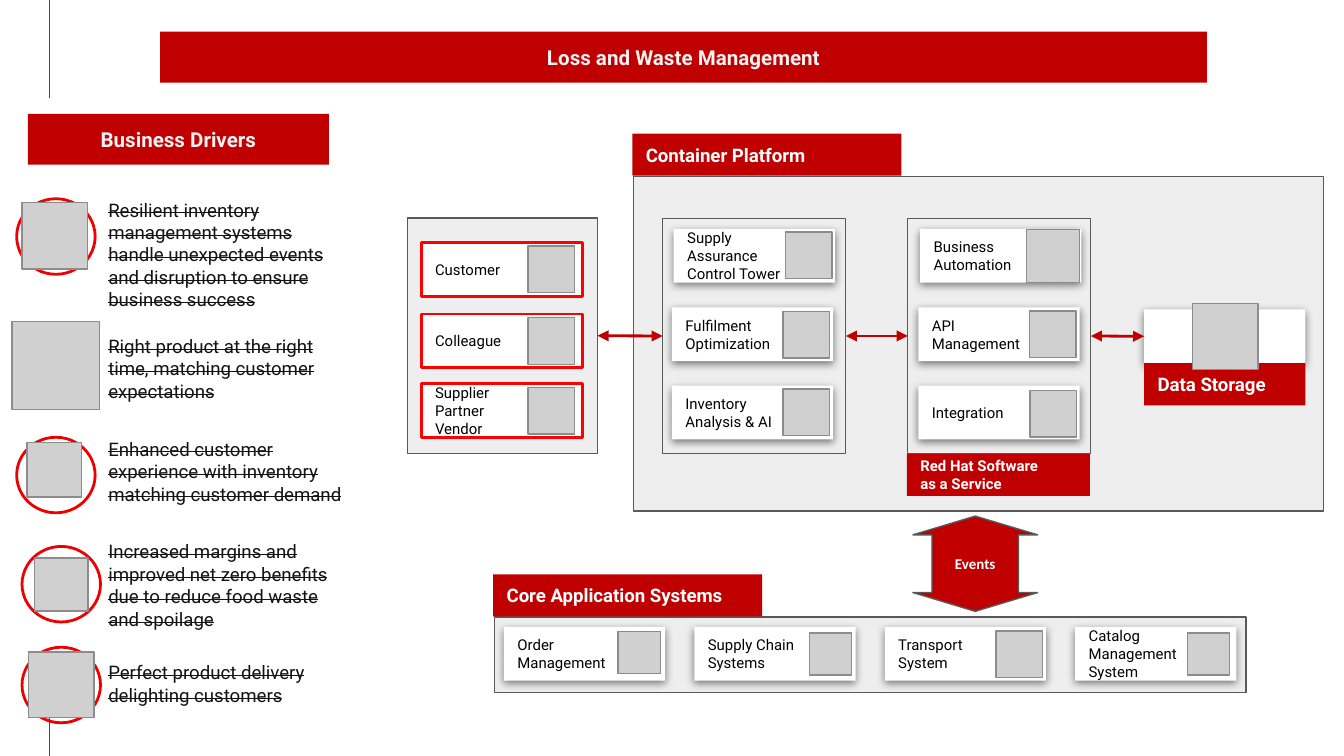
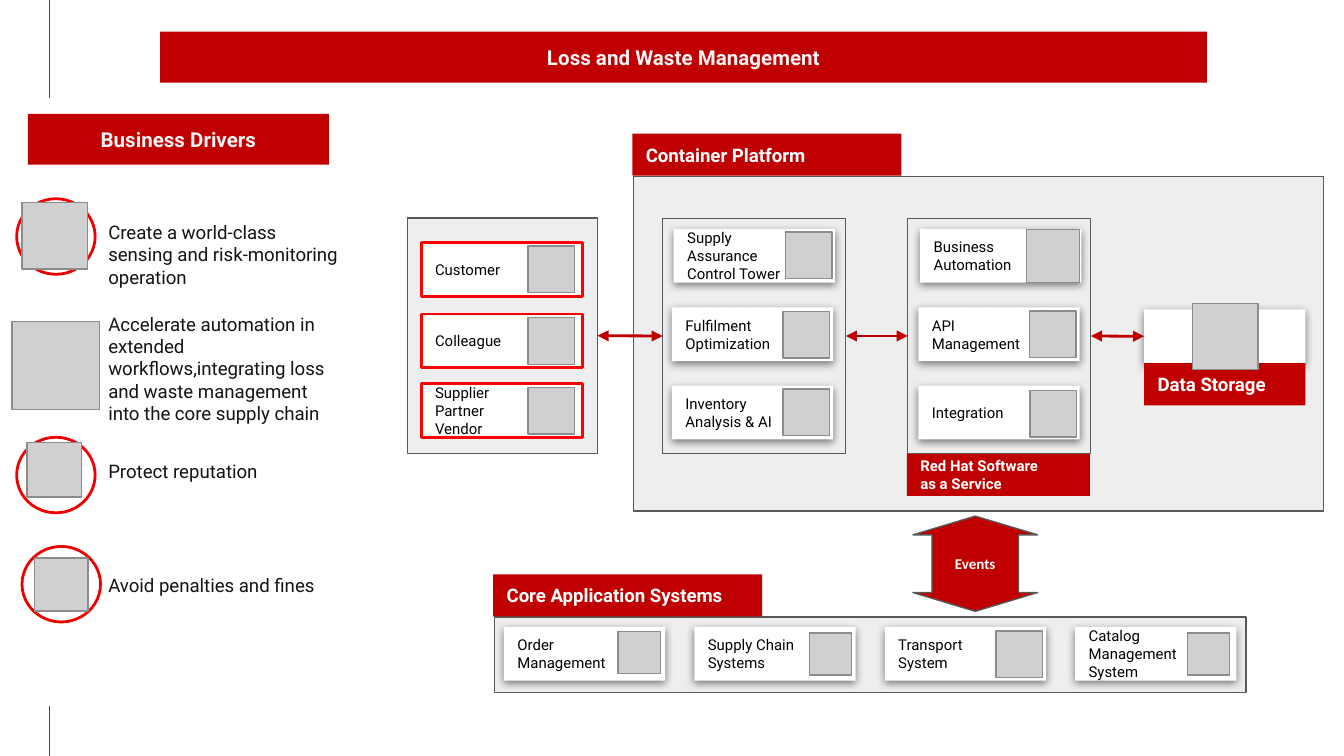
Before and after one commit to brucedkyle/architectures, a slide deck: slide 3 of docs/sustainability/downloads/SupplyChainOptimization.pptx. Drawn at 1344x756 pixels with LibreOffice and Linux fonts; fonts in the diff are those of the drawing; grey boxes stand for pictures; background and template pictures are left out. Boxes give left, top, right and bottom in pixels: in the first picture for what was removed or moved away, otherwise in the second. Text is boxed around its words. In the diff, an @@ line names an element or a change of style, - is before the commit and + after.

```diff
--- a/docs/sustainability/downloads/SupplyChainOptimization.pptx
+++ b/docs/sustainability/downloads/SupplyChainOptimization.pptx
@@ text at [108,225,338,288]: text changed @@
-Resilient inventory management systems handle unexpected events and disruption to ensure business success
+Create a world-class sensing and risk-monitoring operation
@@ text at [108,317,324,424]: text changed @@
-Right product at the right time, matching customer expectations
+Accelerate automation in extended workflows,integrating loss and waste management into the core supply chain
@@ text at [108,464,257,482]: text changed @@
-Enhanced customer experience with inventory matching customer demand
+Protect reputation
@@ text at [108,578,314,596]: text changed @@
-Increased margins and improved net zero benefits due to reduce food waste and spoilage
+Avoid penalties and fines
@@ ellipse removed at [22,648,99,723] @@
@@ picture removed at [28,652,94,718] @@
@@ text removed at [108,665,304,706] @@
-Perfect product delivery delighting customers
```
Also in this commit, not shown: 16 other slides changed, 1 other file.
